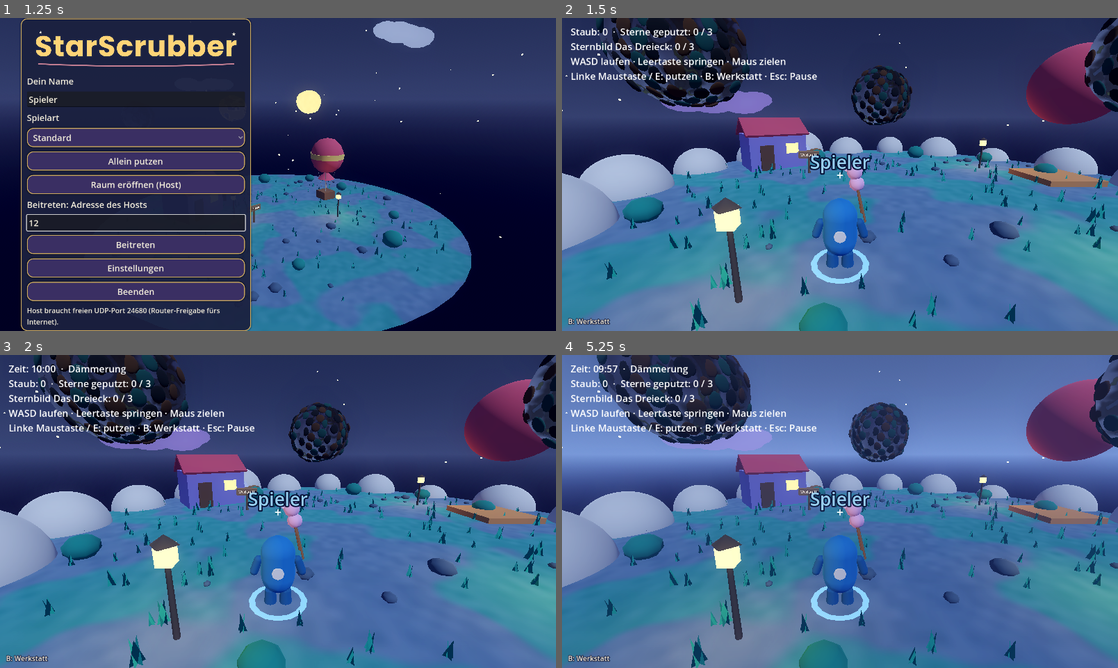
Above: before the commit, frames 1-4 (two rows, left to right).
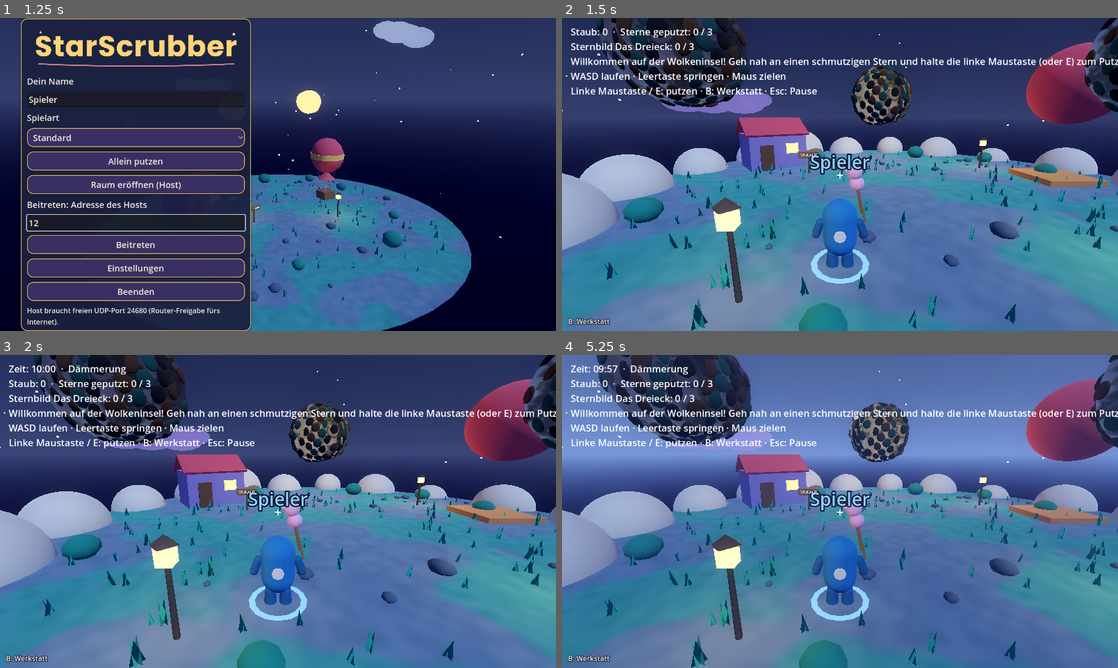
Above: after the commit, the same moments.

Repository: ClaudeAIDriven/sternenhausmeister
Game: Godot game, scene res://main.tscn
Two runs of this game, one before a commit and one after it. Both use one fixed random seed, a clock stepped at 60 frames per second and the inputs below.
Inputs (mouse positions are in pixels of both pictures, inside the frame that each line leads up to):
- Up to frame 1 (1.25 s): click (133, 221) at 0.52 s; type "12" at 0.6 s
- Up to frame 2 (1.5 s): tap Enter at 1.25 s; move the mouse to (962, 158) at 1.27 s; hold D from 1.28 s (still down); tap E at 1.35 s; click (962, 158) at 1.42 s
- Up to frame 3 (2 s): keep holding D; tap Space at 1.52 s
- Up to frame 4 (5.25 s): move the mouse to (812, 511) at 2.02 s; release D at 2.03 s; hold W (move_forward) 2.03-4.28 s; click (812, 511) at 2.1 s; tap Space (jump) at 2.27, 3.77, 4.52 s; move the mouse to (851, 505) at 2.77 s; press the mouse at (851, 505) at 2.78 s; tap E at 2.85 s; move the mouse to (834, 517) at 3.52 s; release the mouse at (834, 517) at 3.53 s; tap B at 3.6 s; click (834, 517) at 3.8 s; move the mouse to (1006, 558) at 4.27 s; press the mouse at (1006, 558) at 4.28 s; hold A (move_left) 4.28-5 s; tap F at 4.35 s; release the mouse at (1006, 558) at 5 s; click "Schließen (B)" at 5 s

Frame 1 is identical in both runs. In frame 2, 5.6% of the frame differs, in the area x 1-100%, y 6-67%; in frame 3, 5.5%; in frame 4, 5.6%.

Commit message:
U-06: U-06: Anfängerhilfe in Nacht 1
Co-Authored-By: Claude Sonnet 5.5 <noreply@anthropic.com>
Claude-Session: https://claude.ai/code/session_01UX1HcszKwP6Ky2c9Uvvm1F

Diff:
--- a/TASKS/tasks.json
+++ b/TASKS/tasks.json
@@ -1215,11 +1215,12 @@
    "U-02"
   ],
   "size": "S",
-  "status": "open",
+  "status": "done",
   "goal": "Nacht 1: nächster Sternbild-Stern pulsiert (Star.set_hint), kurzer Hinweis \"Wischen = Linksklick\". Danach aus. Siehe IB-12.",
   "files": [
    "tutorial.gd",
    "main.gd",
+   "settings.gd",
    "tests/test_tutorial.gd"
   ],
   "accept": "Test: Hinweis an in Nacht 1, aus danach; run_tests grün.",
--- a/main.gd
+++ b/main.gd
@@ -18,6 +18,7 @@
 var night: Night
 var pause: Pause
 var summary: NightSummary
+var tutorial: Tutorial
 var rules: Dictionary = {}   # I-08: gewählte Regeln (Presets)
 var accessibility: Accessibility
 var combo := Combo.new()   # G-12
@@ -82,6 +83,9 @@
 	rules = Presets.effective(str(Menu.launch.get("preset", Presets.DEFAULT_ID)))   # I-08: Spielart aus dem Menü
 	world.hint_mode = str(rules.get("hints", "after_mistake"))
 	world._show_puzzle()
+	tutorial = Tutorial.new()   # U-06: Anfängerhilfe, nur beim ersten Spiel
+	add_child(tutorial)
+	tutorial.bind(world, hud)
 	night.start(float(rules.get("time_limit_s", Night.DEFAULT_DURATION)))   # G-01: Nacht mit sanftem Zeitlimit (Standard 10 Minuten)
 	hud.bind_night(night)
 	if "--selftest" in OS.get_cmdline_user_args():
--- a/settings.gd
+++ b/settings.gd
@@ -11,6 +11,7 @@
 	"fov": 70.0,
 	"ui_scale": 1.0,
 	"player_name": "Spieler",
+	"tutorial_done": false,   # U-06: Anfängerhilfe nur beim ersten Spiel
 	# C-04: eigene Tastenbelegung, {Aktion: {"kb": Ereignis-Dict, "pad": Ereignis-Dict}}.
 	# Leer = Standardbelegung (siehe input_setup.gd).
 	"bindings": {},
--- /dev/null
+++ b/tests/test_tutorial.gd
@@ -0,0 +1,39 @@
+extends SceneTree
+## Test U-06: Hilfe läuft in Schritten (Start -> erster Wisch -> erster Stern), pulsiert den ersten Sternbild-Stern, merkt sich "fertig".
+var frames := 0
+
+func _process(_d: float) -> bool:
+	frames += 1
+	if frames < 3:
+		return false
+	var st = root.get_node("Settings")
+	st.reset_to_defaults()
+	var w = load("res://world.gd").new()
+	root.add_child(w)
+	var h = load("res://hud.gd").new()
+	root.add_child(h)
+	var t = load("res://tutorial.gd").new()
+	root.add_child(t)
+	t.bind(w, h)
+	var ok: bool = t.active and t.step == 0 and "Willkommen" in h.text()
+	var first: int = w.puzzle.hint()
+	ok = ok and w.stars[first]._hint
+	# erster Wisch -> Schritt 2
+	var s = w.stars[0]
+	w.wipe_at(s.to_global(s.spots[0].position), 0.9)
+	ok = ok and t.step == 1 and "ganzen Stern" in h.text()
+	# Stern ganz sauber -> Schritt 3, danach gespeichert
+	var guard := 0
+	while not s.is_clean and guard < 5000:
+		w.wipe_at(s.to_global(s.spots[0].position), 0.9)
+		guard += 1
+	ok = ok and t.step == 3 and bool(st.get_value("tutorial_done")) and "Sternbild" in h.text()
+	# nächster Start: Hilfe bleibt aus
+	var t2 = load("res://tutorial.gd").new()
+	root.add_child(t2)
+	t2.bind(w, h)
+	ok = ok and not t2.active and t2.step == 4
+	st.reset_to_defaults()
+	print("TEST_TUTORIAL ", "OK" if ok else "FAIL step=%d" % t.step)
+	quit(0 if ok else 1)
+	return false
--- /dev/null
+++ b/tutorial.gd
@@ -0,0 +1,69 @@
+class_name Tutorial
+extends Node
+## Anfängerhilfe (U-06): Beim ersten Spiel führen kurze Hinweise durch die ersten Minuten: Putzen, ganzen Stern säubern,
+## Werkstatt, Sternbild-Reihenfolge. Der nächste Stern des Sternbilds pulsiert zu Beginn. Danach merkt sich Settings
+## `tutorial_done`, und die Hilfe bleibt aus. Nutzung: `var t := Tutorial.new(); add_child(t); t.bind(world, hud)`.
+## Die Schritte laufen von selbst weiter, sobald die passende Handlung passiert ist (Signale der Welt).
+
+enum Step { START, FIRST_WIPE, FIRST_STAR, PUZZLE, DONE }
+
+const TEXTS := {
+	Step.START: "Willkommen auf der Wolkeninsel! Geh nah an einen schmutzigen Stern und halte die linke Maustaste (oder E) zum Putzen.",
+	Step.FIRST_WIPE: "Schön! Putz den ganzen Stern sauber. Mit der Taste B öffnest du die Werkstatt: Dort kaufst du Upgrades mit Sternenstaub.",
+	Step.FIRST_STAR: "Der erste Stern glänzt! Die Sterne bilden ein Sternbild. Putz sie in der richtigen Reihenfolge, der pulsierende Stern ist als Nächstes dran.",
+	Step.PUZZLE: "",
+}
+
+var step: int = Step.START
+var active := false
+var _world: World
+var _hud: Hud
+
+
+func bind(world: World, hud: Hud) -> void:
+	_world = world
+	_hud = hud
+	if bool(Settings.get_value("tutorial_done")):
+		step = Step.DONE
+		return
+	active = true
+	world.star_scrubbed.connect(_on_scrubbed)
+	world.star_cleaned.connect(_on_cleaned)
+	world.puzzle_solved.connect(func(_b): finish())
+	_enter(Step.START)
+	_pulse_first_puzzle_star()
+
+
+func _enter(s: int) -> void:
+	step = s
+	if TEXTS.get(s, "") != "":
+		_hud.show_puzzle_message(TEXTS[s], 14.0)
+
+
+## Lässt den ersten Stern des Sternbilds pulsieren (nur solange noch nichts geputzt wurde).
+func _pulse_first_puzzle_star() -> void:
+	if _world.puzzle == null:
+		return
+	var idx: int = _world.puzzle.hint()
+	if idx >= 0 and idx < _world.stars.size():
+		_world.stars[idx].set_hint(true)
+
+
+func _on_scrubbed(_star: Star, _removed: int) -> void:
+	if active and step == Step.START:
+		_enter(Step.FIRST_WIPE)
+
+
+func _on_cleaned(_star: Star) -> void:
+	if not active:
+		return
+	if step == Step.START or step == Step.FIRST_WIPE:
+		_enter(Step.FIRST_STAR)
+		step = Step.PUZZLE   # ab jetzt zeigt die Welt selbst den nächsten Stern (hint_mode); Text bleibt stehen
+		Settings.set_value("tutorial_done", true)
+
+
+func finish() -> void:
+	active = false
+	step = Step.DONE
+	Settings.set_value("tutorial_done", true)
Not shown, changed: PLAN.md
Not shown, changed: TASKS/INDEX.md
Not shown, changed: TASKS/U-06.md
